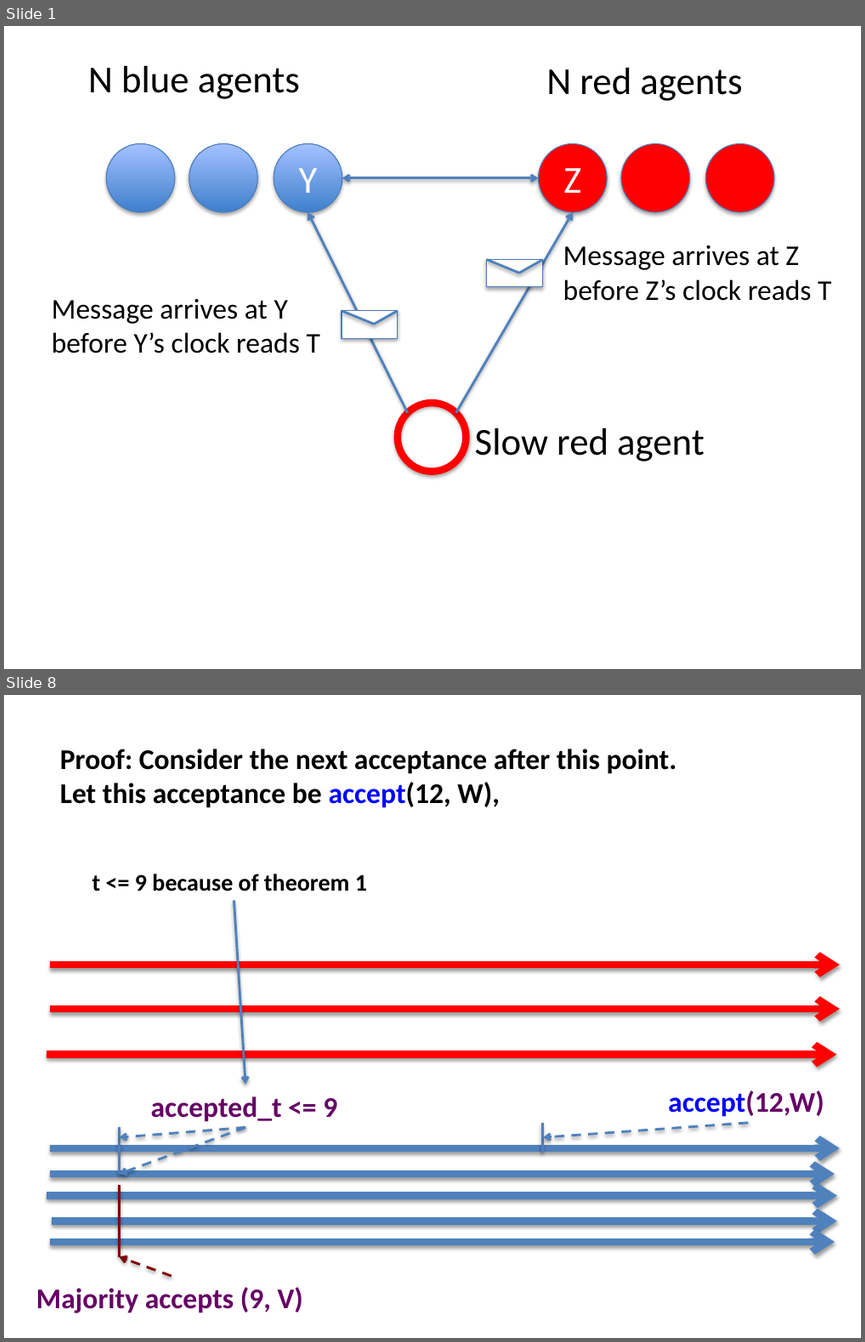
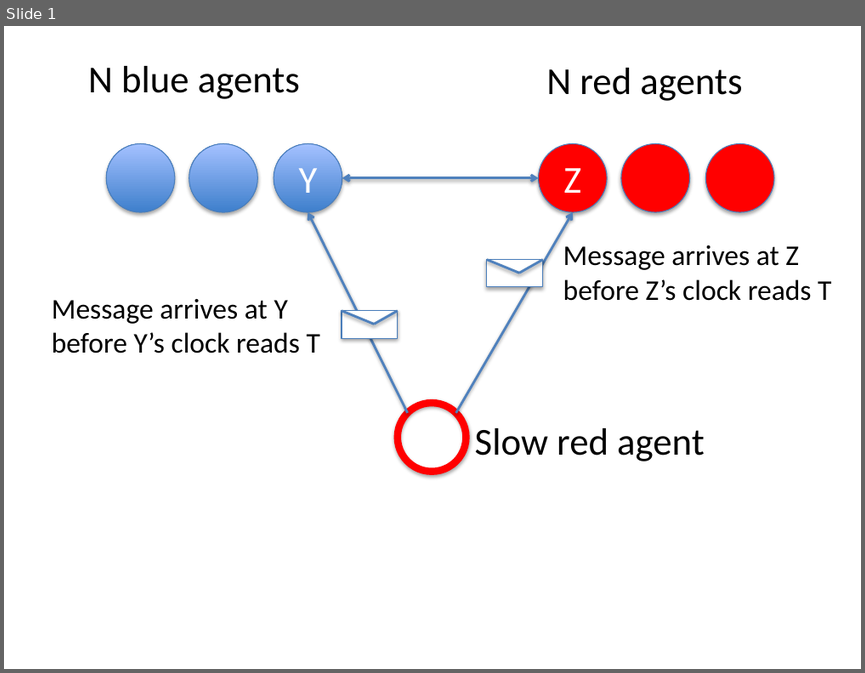
Before and after one commit to kmchandy/kmchandy.github.io, a slide deck: Paxos/PaxosFigures.pptx. Shown one above the other, each under a label of ours: slides 1 and 8 before the commit, slide 1 after it; the slides between them are not shown. The pictures are 865x1342 and 865x673 pixels, drawn with LibreOffice and Linux fonts; fonts in the diff are those of the drawing. Boxes give left, top, right and bottom in pixels: in the first picture for what was removed or moved away, otherwise in the second. Text is boxed around its words. In the diff, an @@ line names an element or a change of style, - is before the commit and + after.

```diff
--- a/Paxos/PaxosFigures.pptx
+++ b/Paxos/PaxosFigures.pptx
@@ slide 8 removed at bbox=[4, 695, 861, 1338], background #FFFFFF @@
@@ text removed at bbox=[60, 749, 677, 808] @@
-Proof: Consider the next acceptance after this point.
-Let this acceptance be accept(12, W),
@@ text removed at bbox=[92, 873, 367, 891] @@
-t <= 9 because of theorem 1
@@ arrow removed from (234, 901) to (245, 1084) @@
@@ arrow removed from (50, 965) to (840, 965) @@
@@ arrow removed from (50, 1009) to (840, 1009) @@
@@ arrow removed from (46, 1054) to (837, 1054) @@
@@ text removed at bbox=[151, 1096, 337, 1122] @@
-accepted_t <= 9
@@ text removed at bbox=[668, 1090, 824, 1117] @@
-accept(12,W)
@@ line removed from (120, 1127) to (120, 1174) @@
@@ arrow removed from (245, 1127) to (120, 1137) @@
@@ arrow removed from (245, 1127) to (120, 1174) @@
@@ line removed from (542, 1123) to (542, 1152) @@
@@ arrow removed from (748, 1123) to (543, 1137) @@
@@ arrow removed from (50, 1148) to (840, 1148) @@
@@ arrow removed from (50, 1174) to (834, 1174) @@
@@ arrow removed from (46, 1196) to (837, 1196) @@
@@ line removed from (120, 1185) to (120, 1256) @@
@@ arrow removed from (52, 1221) to (837, 1221) @@
@@ arrow removed from (50, 1242) to (834, 1242) @@
@@ arrow removed from (171, 1276) to (120, 1256) @@
@@ text removed at bbox=[36, 1287, 303, 1313] @@
-Majority accepts (9, V)
```
Also in this commit, not shown: 5 slides changed, 1 slide added, 8 other slides removed, 22 other files.
